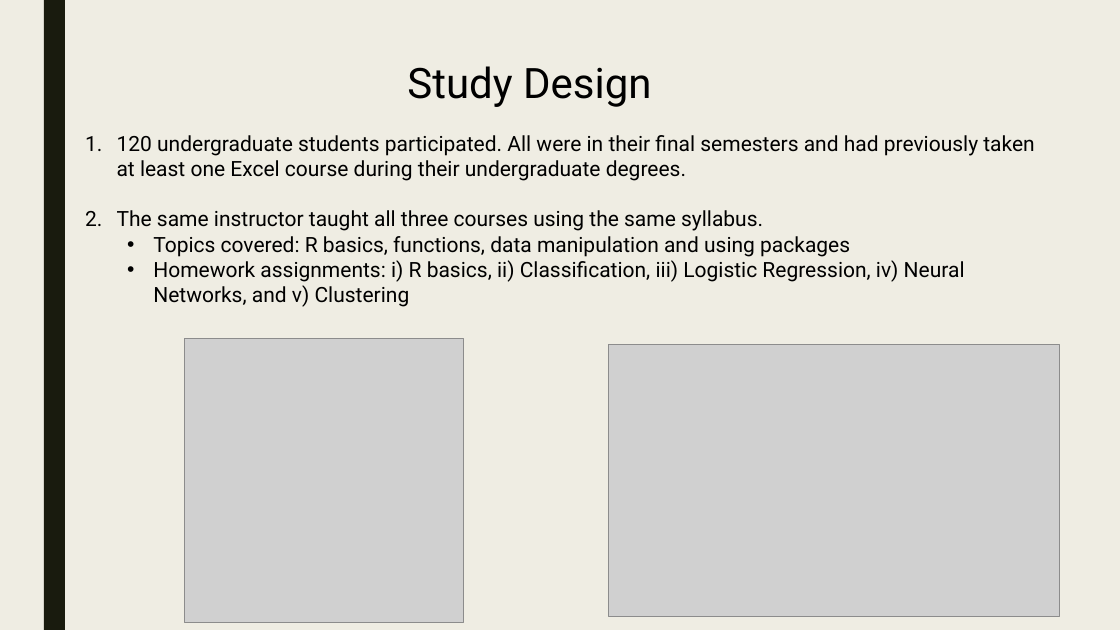
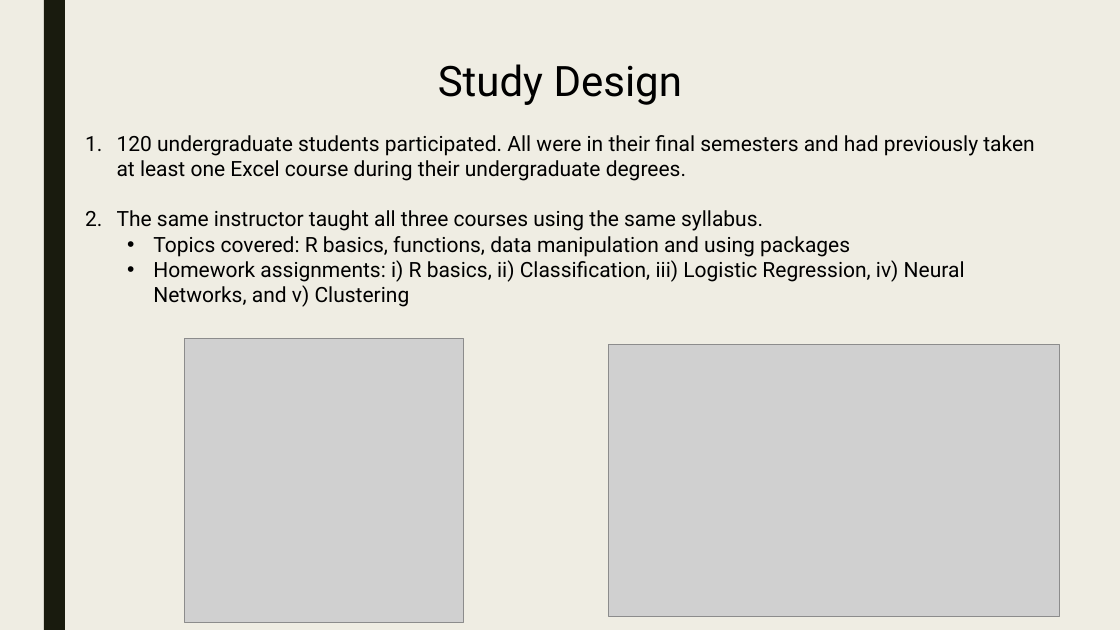
Before and after one commit to krisrs1128/talks, a slide deck: slide 4 of 2023/20231118/dsi-kris.pptx. Drawn at 1120x630 pixels with LibreOffice and Linux fonts; fonts in the diff are those of the drawing; grey boxes stand for pictures. Boxes give left, top, right and bottom in pixels: in the first picture for what was removed or moved away, otherwise in the second. Text is boxed around its words. In the diff, an @@ line names an element or a change of style, - is before the commit and + after.

```diff
--- a/2023/20231118/dsi-kris.pptx
+++ b/2023/20231118/dsi-kris.pptx
@@ text "Study Design": place and size @@
-text "Study Design" at box(407, 66, 651, 107)
+text "Study Design" at box(438, 64, 682, 105)
```
Also in this commit, not shown: 2 other slides changed.
